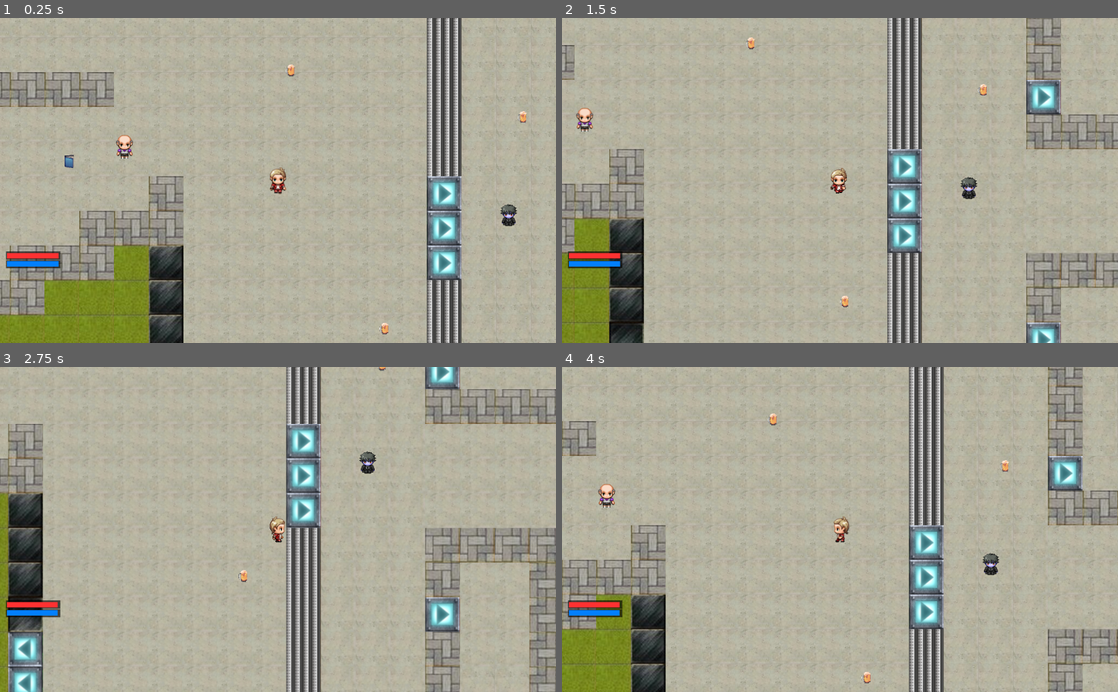
Above: before the commit, frames 1-4 (two rows, left to right).
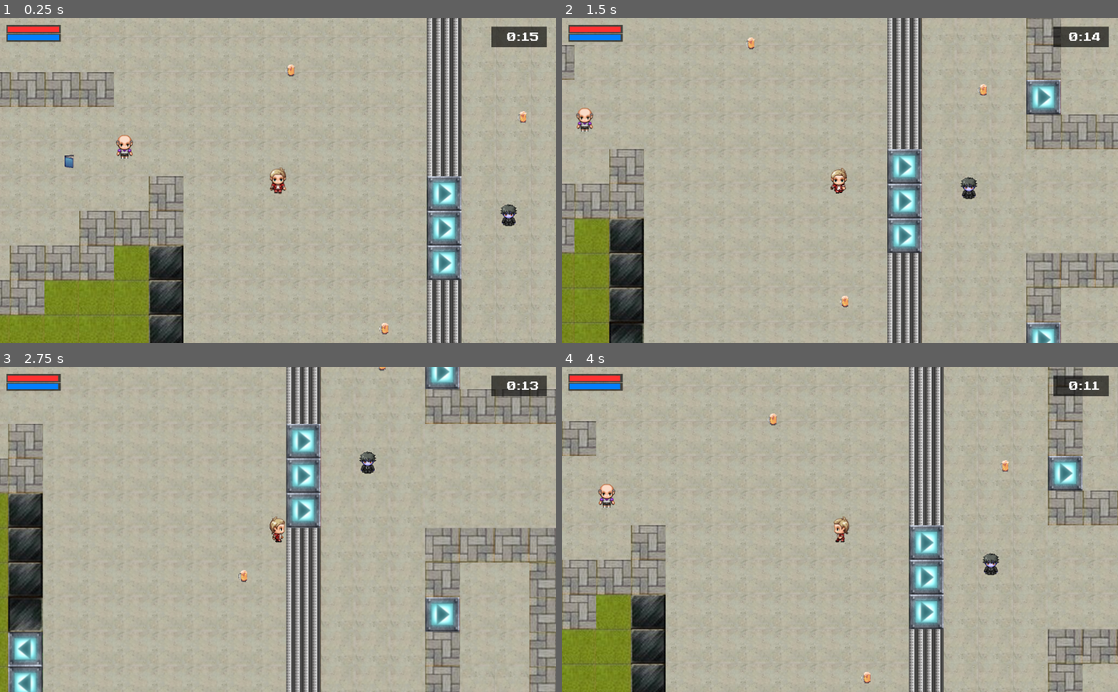
Above: after the commit, the same moments.

Repository: anamarisamacedo/FEUP-DJCO-PP
Game: Godot game, scene res://MainScene.tscn
Two runs of this game, one before a commit and one after it. Both use one fixed random seed, a clock stepped at 60 frames per second and the inputs below.
Inputs:
- Up to frame 1 (0.25 s): no input
- Up to frame 2 (1.5 s): tap Enter at 0.5 s; hold Right (move_right) 0.53-1.28 s; hold Space (interact) 0.53-1.28 s; tap B at 0.8, 1.35 s; hold Down (move_down) from 1.28 s (still down)
- Up to frame 3 (2.75 s): tap Space (interact) at 1.55 s; release Down (move_down) at 2.03 s; hold Right (move_right) from 2.03 s (still down); hold Space (interact) from 2.03 s (still down); tap B at 2.3 s
- Up to frame 4 (4 s): release Right (move_right) at 2.78 s; release Space (interact) at 2.78 s; hold Up (move_up) 2.78-3.53 s; tap B at 2.85, 3.8 s; tap Space (interact) at 3.05 s; hold Left (move_left) from 3.53 s (still down); hold Space (interact) from 3.53 s (still down)

The runs differ from the first frame. In frame 1, 1.7% of the frame differs, in the area x 1-99%, y 2-78%; in frame 2, 1.7%; in frame 3, 1.6%; in frame 4, 1.7%.

Commit message:
Added timer

Diff:
--- a/How To Survive MIEIC/Font/new_dynamicfont.tres
+++ b/How To Survive MIEIC/Font/new_dynamicfont.tres
@@ -3,4 +3,5 @@
 [ext_resource path="res://Font/NineteenEightySeven-MzMJ.ttf" type="DynamicFontData" id=1]
 
 [resource]
+size = 15
 font_data = ExtResource( 1 )
--- /dev/null
+++ b/How To Survive MIEIC/MainScene.gd
@@ -0,0 +1,8 @@
+extends Node2D
+
+var timer
+
+# Called when the node enters the scene tree for the first time.
+func _ready():
+	timer = get_tree().root.get_node("/root/MainScene/Timer")
+	timer.start(120)
--- a/How To Survive MIEIC/MainScene.tscn
+++ b/How To Survive MIEIC/MainScene.tscn
@@ -6,6 +6,7 @@
 [ext_resource path="res://NPC_Praxis.tscn" type="PackedScene" id=4]
 [ext_resource path="res://Beer.tscn" type="PackedScene" id=5]
 [ext_resource path="res://Zombie.tscn" type="PackedScene" id=6]
+[ext_resource path="res://Timer.gd" type="Script" id=7]
 [ext_resource path="res://Font/new_dynamicfont.tres" type="DynamicFont" id=9]
 [ext_resource path="res://GUI/StudyXP.gd" type="Script" id=11]
 [ext_resource path="res://GUI/SocialXP.gd" type="Script" id=12]
@@ -42,10 +43,10 @@
 [node name="CanvasLayer" type="CanvasLayer" parent="."]
 
 [node name="StudyXP" type="ColorRect" parent="CanvasLayer"]
-margin_left = 10.926
-margin_top = 430.752
-margin_right = 110.926
-margin_bottom = 445.752
+margin_left = 11.926
+margin_top = 12.752
+margin_right = 111.926
+margin_bottom = 27.752
 color = Color( 0, 0, 0, 0.627451 )
 script = ExtResource( 11 )
 __meta__ = {
@@ -89,10 +90,10 @@
 }
 
 [node name="SocialXP" type="ColorRect" parent="CanvasLayer"]
-margin_left = 10.926
-margin_top = 446.752
-margin_right = 110.926
-margin_bottom = 461.752
+margin_left = 11.926
+margin_top = 28.752
+margin_right = 111.926
+margin_bottom = 43.752
 color = Color( 0, 0, 0, 0.627451 )
 script = ExtResource( 12 )
 __meta__ = {
@@ -109,6 +110,53 @@
 "_edit_use_anchors_": false
 }
 
+[node name="Timer" type="ColorRect" parent="CanvasLayer"]
+margin_left = 905.0
+margin_top = 16.0
+margin_right = 1007.0
+margin_bottom = 54.0
+color = Color( 0, 0, 0, 0.627451 )
+__meta__ = {
+"_edit_use_anchors_": false
+}
+
+[node name="Minutes" type="Label" parent="CanvasLayer/Timer"]
+margin_left = 6.0
+margin_right = 46.0
+margin_bottom = 40.0
+custom_fonts/font = ExtResource( 9 )
+text = "00"
+align = 2
+valign = 1
+__meta__ = {
+"_edit_use_anchors_": false
+}
+
+[node name="Label" type="Label" parent="CanvasLayer/Timer"]
+margin_left = 46.0
+margin_right = 56.0
+margin_bottom = 40.0
+custom_fonts/font = ExtResource( 9 )
+text = ":"
+align = 1
+valign = 1
+__meta__ = {
+"_edit_use_anchors_": false
+}
+
+[node name="Seconds" type="Label" parent="CanvasLayer/Timer"]
+margin_left = 56.0
+margin_right = 96.0
+margin_bottom = 40.0
+custom_fonts/font = ExtResource( 9 )
+custom_colors/font_color = Color( 1, 1, 1, 1 )
+custom_colors/font_outline_modulate = Color( 1, 1, 1, 1 )
+text = "00"
+valign = 1
+__meta__ = {
+"_edit_use_anchors_": false
+}
+
 [node name="Player" parent="." instance=ExtResource( 1 )]
 position = Vector2( 173.912, 141 )
 
@@ -152,9 +200,6 @@
 position = Vector2( 623.468, 24.188 )
 
 [node name="Timer" type="Timer" parent="."]
-wait_time = 1000.0
-one_shot = true
-autostart = true
+script = ExtResource( 7 )
+[connection signal="player_stats_changed" from="Player" to="CanvasLayer/SocialXP" method="_on_Player_player_stats_changed"]
 [connection signal="player_stats_changed" from="Player" to="CanvasLayer/StudyXP" method="_on_Player_player_stats_changed"]
-[connection signal="player_stats_changed" from="Player" to="CanvasLayer/SocialXP" method="_on_Player_player_stats_changed"]
-[connection signal="timeout" from="Timer" to="Player" method="_on_Timer_timeout"]
--- a/How To Survive MIEIC/NPC_Professor.gd
+++ b/How To Survive MIEIC/NPC_Professor.gd
@@ -70,7 +70,7 @@
 							# Update dialogue tree state
 							dialogue_state = 4
 							# Show dialogue popup
-							dialoguePopup.dialogue = "Boa! Vou ter este relatório em consideração na tua nota."
+							dialoguePopup.dialogue = "Boa, Manel! Vou ter este relatório em consideração na tua nota."
 							dialoguePopup.answers = "[A] Obrigado"
 							dialoguePopup.open()
 					match answer:
--- a/How To Survive MIEIC/Player.gd
+++ b/How To Survive MIEIC/Player.gd
@@ -123,7 +123,7 @@
 	curStudy = min(curStudy, maxStudy)
 	emit_signal("player_stats_changed", self)
 
-func _on_Timer_timeout():
+func game_over():
 	set_process(false)
 	$AnimationPlayer2.play("Game Over")
 
--- /dev/null
+++ b/How To Survive MIEIC/Timer.gd
@@ -0,0 +1,46 @@
+extends Timer
+
+var player
+
+var seconds: int = 0
+var minutes: int = 0
+
+var minutes_label
+var seconds_label
+
+# Called when the node enters the scene tree for the first time.
+func _ready():
+	player = get_tree().root.get_node("/root/MainScene/Player")
+	minutes_label = get_tree().root.get_node("/root/MainScene/CanvasLayer/Timer/Minutes")
+	seconds_label = get_tree().root.get_node("/root/MainScene/CanvasLayer/Timer/Seconds")
+	wait_time = 1.0
+	connect("timeout", self, "update")
+	restart()
+
+func restart():
+	seconds = 15
+	minutes = 0
+	update_labels()
+	start()
+
+func update():
+	seconds -= 1
+	if seconds == -1:
+	   seconds = 59
+	   minutes -= 1
+	if minutes == 0 && seconds == 0:
+	   game_over()
+
+	update_labels()
+
+func update_labels():
+	minutes_label.text = str(minutes)
+	if (seconds < 10):
+		seconds_label.text = "0" + str(seconds)
+	else:
+		seconds_label.text = str(seconds)
+	print( minutes, " : ", seconds )
+
+func game_over():
+	player.game_over()
+	stop()
Not shown: 1 places in How To Survive MIEIC/MainScene.tscn that only renumber resources
